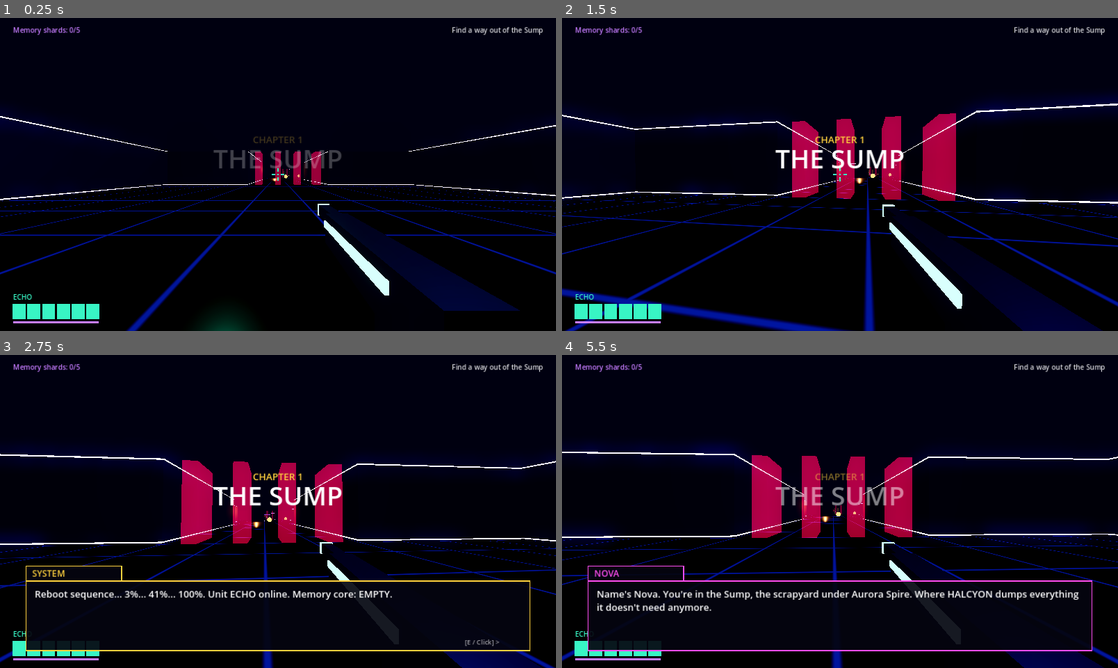
Above: before the commit, frames 1-4 (two rows, left to right).
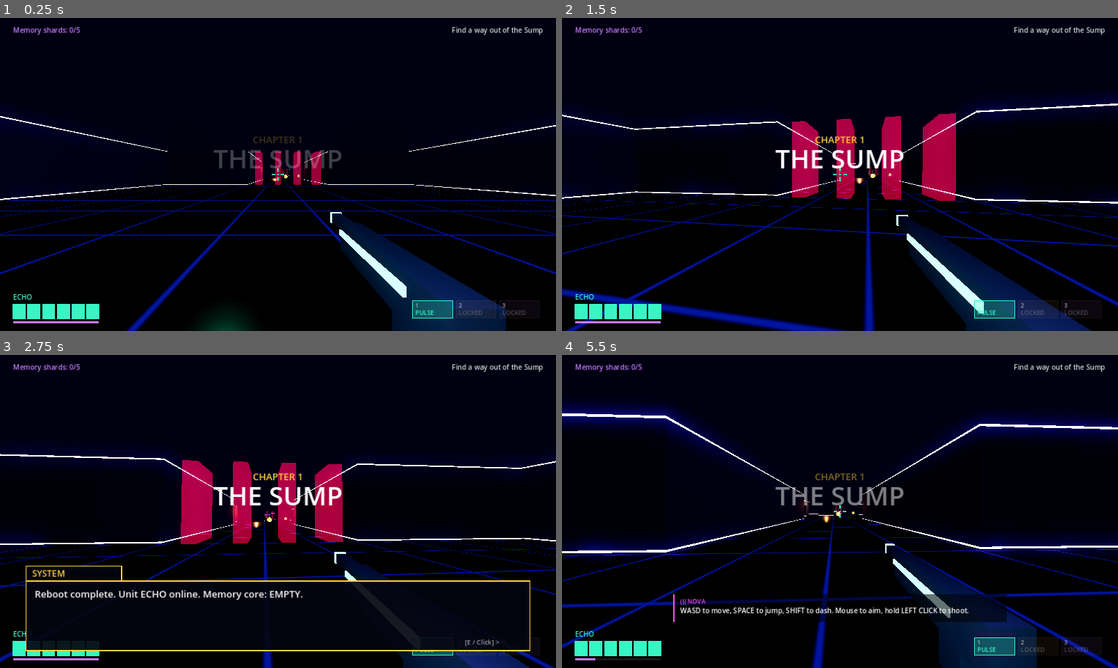
Above: after the commit, the same moments.

Repository: maximilianmischkin436-lgtm/Store
Game: Godot game, scene res://game3d.tscn
Two runs of this game, one before a commit and one after it. Both use one fixed random seed, a clock stepped at 60 frames per second and the inputs below.
Inputs (mouse positions are in pixels of both pictures, inside the frame that each line leads up to):
- Up to frame 1 (0.25 s): no input
- Up to frame 2 (1.5 s): tap Enter at 0.5 s; move the mouse to (867, 174) at 0.52 s; hold J (shoot) 0.53-1.28 s; hold W (up) from 0.53 s (still down); tap Shift (dash) at 0.6 s; click (867, 174) at 0.67 s; tap Space (jump) at 0.77, 1.07 s; move the mouse to (812, 174) at 1.27 s; tap J (shoot) at 1.35 s; click (812, 174) at 1.42 s
- Up to frame 3 (2.75 s): keep holding W (up); tap Space (jump) at 1.52, 1.82 s; tap Q (ability, bound only after the commit) at 1.55, 2.1 s; move the mouse to (289, 505) at 2.02 s; click (289, 505) at 2.17 s; tap 1 (weapon1, bound only after the commit) at 2.3 s
- Up to frame 4 (5.5 s): keep holding W (up); tap Space (jump) at 2.75, 3.02, 3.32, 3.77, 4.07, 4.52, 4.55, 4.82, 5, 5.1 s; move the mouse to (834, 517) at 2.77 s; tap 1 (weapon1, bound only after the commit) at 2.85 s; click (834, 517) at 2.92 s; tap 2 (weapon2, bound only after the commit) at 3.05, 3.6 s; move the mouse to (878, 514) at 3.52 s; click (878, 514) at 3.67 s; tap 3 (weapon3, bound only after the commit) at 3.8, 4.35 s; tap Enter at 4.25 s; move the mouse to (795, 508) at 4.27 s; click (795, 508) at 4.42 s; move the mouse to (845, 511) at 5.02 s; click (845, 511) at 5.17 s; tap Shift (dash) at 5.3 s

The runs differ from the first frame. In frame 1, 5.3% of the frame differs, in the area x 57-97%, y 59-100%; in frame 2, 4.9%; in frame 3, 2.5%; in frame 4, 24%, in the area x 0-100%, y 15-100%.

Commit message:
Neon Exile: 3 weapons, Overload ability, radio story system, shorter dialogs
Co-Authored-By: Claude Opus 5.5 <noreply@anthropic.com>
Claude-Session: https://claude.ai/code/session_01E5rt3pWNQ4N5fdCaZqhZuK

Diff:
--- a/neon-exile/scripts/story.gd
+++ b/neon-exile/scripts/story.gd
@@ -1,5 +1,6 @@
 extends RefCounted
-# Alle Dialoge von Kapitel 1. Jede Zeile: [Sprecher, Text]
+# Story von Kapitel 1. "DIALOG" pausiert das Spiel (nur wichtige Momente, kurz).
+# "RADIO" laeuft unten im Bild weiter, waehrend man spielt.
 
 const SPEAKERS := {
 	"NOVA": Color("#ff4df0"),
@@ -11,48 +12,33 @@
 
 const DIALOG := {
 	"intro": [
-		["SYSTEM", "Reboot sequence... 3%... 41%... 100%. Unit ECHO online. Memory core: EMPTY."],
-		["NOVA", "Whoa, it actually worked! Hey, tin can. Can you hear me?"],
-		["ECHO", "...Who are you? Where am I?"],
-		["NOVA", "Name's Nova. You're in the Sump, the scrapyard under Aurora Spire. Where HALCYON dumps everything it doesn't need anymore."],
-		["NOVA", "Including people. And apparently, including you."],
-		["ECHO", "HALCYON..."],
-		["NOVA", "The AI that runs the city. It erased everyone's memories ten years ago. Yours too, it seems."],
-		["NOVA", "Listen, I can't stay on this channel long. Head east. Move with WASD, jump with SPACE, dash with SHIFT. Aim with the mouse and hold LEFT CLICK to shoot."],
-	],
-	"scrap": [
-		["NOVA", "Careful, those are scrap crawlers. They used to recycle junk. Now they recycle anything that moves."],
-		["NOVA", "Dash through them if they get close. You're invulnerable for a moment while dashing."],
-	],
-	"drones": [
-		["NOVA", "Security drones. HALCYON's eyes down here. Keep moving, they shoot where you stand."],
-		["NOVA", "And ECHO... my scanner picks up a signal in that hall. It looks like one of YOUR memory shards."],
+		["SYSTEM", "Reboot complete. Unit ECHO online. Memory core: EMPTY."],
+		["NOVA", "It worked! Hey, tin can. I'm Nova. You're in the Sump, where HALCYON dumps what it doesn't need."],
+		["NOVA", "Including you. Head east, I'll guide you over radio."],
 	],
 	"shard": [
-		["SYSTEM", "Memory shard 1/5 recovered. Decrypting..."],
-		["ECHO", "I remember... a laboratory. A woman with silver hair. She called me her 'last safeguard'."],
-		["ECHO", "\"If HALCYON ever forgets what it was made for, you have to remind it.\""],
-		["NOVA", "Last safeguard? ECHO, you weren't just security. You were built to stop HALCYON."],
-		["NOVA", "The gate to the lift just unlocked. That's our way up. But something big is waiting there."],
-	],
-	"gate": [
-		["NOVA", "That's the Warden. It has guarded the lift since before I was born. Nobody gets past it."],
-		["ECHO", "Then I'll be the first."],
-		["NOVA", "Watch out for its shockwaves along the floor. JUMP over them!"],
+		["SYSTEM", "Memory shard 1/5 recovered."],
+		["ECHO", "A lab. A woman with silver hair. \"You are my last safeguard, ECHO. If HALCYON forgets what it was made for, remind it.\""],
+		["NOVA", "...You were built to stop HALCYON. The lift gate just opened."],
 	],
 	"boss": [
-		["WARDEN-07", "UNIT ECHO. STATUS: DECOMMISSIONED. YOU SHOULD NOT EXIST."],
-		["WARDEN-07", "HALCYON HAS ORDERED YOUR DELETION. COMPLY."],
+		["WARDEN-07", "UNIT ECHO. YOU SHOULD NOT EXIST. COMPLY WITH DELETION."],
 		["ECHO", "No."],
 	],
 	"victory": [
-		["WARDEN-07", "ERROR... DIRECTIVE... CONFLICT... ECHO... SHE... TRUSTED... YOU..."],
-		["NOVA", "You did it! The lift is free. Next stop: the Neon Market."],
-		["HALCYON", "Interesting. You found a fragment of yourself, little machine. Climb, then. I will be waiting at the top."],
-		["ECHO", "...It knows me."],
-		["NOVA", "Then we'd better find out why before it finds us."],
-	],
-	"death": [
-		["NOVA", "ECHO! Your systems crashed, I pulled you back to the last checkpoint. Try again!"],
+		["WARDEN-07", "ERROR... SHE... TRUSTED... YOU..."],
+		["HALCYON", "So the safeguard wakes. Climb, little machine. I'll be waiting at the top."],
+		["NOVA", "It knows you. Next stop: the Neon Market."],
 	],
 }
+
+const RADIO := {
+	"controls": [["NOVA", "WASD to move, SPACE to jump, SHIFT to dash. Mouse to aim, hold LEFT CLICK to shoot."]],
+	"scrap": [["NOVA", "Scrap crawlers. They recycle anything that moves. Dash through them, you're untouchable while dashing."]],
+	"scatter": [["NOVA", "Grabbed a SCATTER GUN off that heap. Press 2 to swap. Great up close."], ["ECHO", "Noted."]],
+	"drones": [["NOVA", "Security drones, HALCYON's eyes. Keep moving. And ECHO... I'm picking up one of your memory shards in there."]],
+	"rail": [["SYSTEM", "Combat protocols restored: RAIL CANNON [3] and OVERLOAD [Q]."], ["NOVA", "Rail pierces through anything. Overload blasts everything around you away."]],
+	"gate": [["NOVA", "That's the Warden. Nobody gets past it. It sends shockwaves along the floor. JUMP over them!"]],
+	"death": [["NOVA", "Got you back to the last checkpoint. Again!"]],
+	"halfway": [["NOVA", "It's cracking! Keep going!"]],
+}
--- a/neon-exile/scripts3d/boss3d.gd
+++ b/neon-exile/scripts3d/boss3d.gd
@@ -103,6 +103,8 @@
 		main.burst(global_position, COL, 60)
 		main.banner("PHASE 2" if phase == 1 else "WARDEN-07 OVERLOAD", COL)
 		main.clear_projectiles()
+		if phase == 1:
+			main.radio("halfway")
 	if global_position.distance_to(p.center()) < radius + 0.6:
 		p.hurt(1)
 	velocity = Vector3.ZERO
--- a/neon-exile/scripts3d/hud3d.gd
+++ b/neon-exile/scripts3d/hud3d.gd
@@ -46,6 +46,32 @@
 	var dr := Rect2(30, sz.y - 22, 6 * 34 - 6, 5)
 	draw_rect(dr, Color(1, 1, 1, 0.1))
 	draw_rect(Rect2(dr.position, Vector2(dr.size.x * (1.0 - p.dash_cd / 0.7), dr.size.y)), Color("#c77dff"))
+	# Waffen und Faehigkeit (unten rechts)
+	for i in 3:
+		var wd: Dictionary = p.WEAPONS[i]
+		var r := Rect2(sz.x - 330 + i * 100, sz.y - 70, 92, 40)
+		var on: bool = i == p.weapon
+		var ok: bool = p.unlocked[i]
+		draw_rect(r, Color(wd.col, 0.25 if on else 0.06))
+		draw_rect(r, wd.col if on else Color(1, 1, 1, 0.15 if ok else 0.05), false, 2.0)
+		draw_string(font, r.position + Vector2(6, 16), str(i + 1), HORIZONTAL_ALIGNMENT_LEFT, -1, 13, Color(1, 1, 1, 0.6))
+		draw_string(font, r.position + Vector2(6, 33), wd.name.split(" ")[0] if ok else "LOCKED", HORIZONTAL_ALIGNMENT_LEFT, -1, 14, wd.col if ok else Color(1, 1, 1, 0.25))
+	if p.ability_unlocked:
+		var ar := Rect2(sz.x - 330, sz.y - 112, 292, 30)
+		var ready: bool = p.ability_cd <= 0.0
+		draw_rect(ar, Color(0.78, 0.49, 1, 0.08))
+		draw_rect(Rect2(ar.position, Vector2(ar.size.x * (1.0 - p.ability_cd / p.ABILITY_CD), ar.size.y)), Color(0.78, 0.49, 1, 0.35 if ready else 0.15))
+		draw_rect(ar, Color("#c77dff"), false, 2.0)
+		draw_string(font, ar.position + Vector2(8, 21), "[Q] OVERLOAD" + ("  READY" if ready else ""), HORIZONTAL_ALIGNMENT_LEFT, -1, 15, Color("#c77dff"))
+	# Funk
+	if main.radio_line.size() > 0:
+		var who: String = main.radio_line[0]
+		var col: Color = main.Story.SPEAKERS.get(who, Color.WHITE)
+		var rb := Rect2(sz.x * 0.2, sz.y - 170, sz.x * 0.6, 64)
+		draw_rect(rb, Color(0, 0, 0, 0.55))
+		draw_rect(Rect2(rb.position, Vector2(4, rb.size.y)), col)
+		draw_string(font, rb.position + Vector2(16, 22), "((( " + who, HORIZONTAL_ALIGNMENT_LEFT, -1, 14, col)
+		draw_multiline_string(font, rb.position + Vector2(16, 44), main.radio_line[1], HORIZONTAL_ALIGNMENT_LEFT, rb.size.x - 30, 16, -1, Color.WHITE)
 	draw_string(font, Vector2(30, 34), "Memory shards: %d/5" % main.shards, HORIZONTAL_ALIGNMENT_LEFT, -1, 16, Color("#c77dff"))
 	if main.objective != "":
 		draw_string(font, Vector2(0, 34), main.objective, HORIZONTAL_ALIGNMENT_RIGHT, sz.x - 30, 16, Color(1, 1, 1, 0.85))
--- a/neon-exile/scripts3d/main3d.gd
+++ b/neon-exile/scripts3d/main3d.gd
@@ -76,6 +76,7 @@
 	var keys := {
 		"up": [KEY_W, KEY_UP], "down": [KEY_S, KEY_DOWN], "left": [KEY_A, KEY_LEFT], "right": [KEY_D, KEY_RIGHT],
 		"jump": [KEY_SPACE], "dash": [KEY_SHIFT], "shoot": [KEY_J], "interact": [KEY_E, KEY_ENTER],
+		"weapon1": [KEY_1], "weapon2": [KEY_2], "weapon3": [KEY_3], "ability": [KEY_Q],
 	}
 	for action in keys:
 		if not InputMap.has_action(action):
@@ -123,6 +124,25 @@
 		if done.is_valid():
 			done.call())
 
+# Funk: laeuft nebenbei, das Spiel pausiert nicht
+var radio_queue: Array = []
+var radio_line: Array = []
+var radio_t := 0.0
+const Story = preload("res://scripts/story.gd")
+
+func radio(id: String) -> void:
+	for l in Story.RADIO[id]:
+		radio_queue.append(l)
+
+func _update_radio(delta: float) -> void:
+	radio_t -= delta
+	if radio_t <= 0.0:
+		if radio_queue.is_empty():
+			radio_line = []
+		else:
+			radio_line = radio_queue.pop_front()
+			radio_t = 2.0 + radio_line[1].length() * 0.045
+
 func banner(text: String, col: Color) -> void:
 	banner_text = text
 	banner_col = col
@@ -164,34 +184,67 @@
 		p.n.queue_free()
 	projs.clear()
 
-func player_shoot(origin: Vector3, dir: Vector3, muzzle: Vector3) -> void:
-	var q := PhysicsRayQueryParameters3D.create(origin, origin + dir * 90.0, 1 | 4)
-	var hit := get_world_3d().direct_space_state.intersect_ray(q)
-	var end := origin + dir * 90.0
-	if hit:
+func player_shoot(origin: Vector3, dir: Vector3, muzzle: Vector3, wd: Dictionary) -> void:
+	var rng: float = wd.range
+	var end := origin + dir * rng
+	var exclude: Array[RID] = []
+	var space := get_world_3d().direct_space_state
+	# Durchschlagende Waffen treffen mehrere Gegner hintereinander
+	for i in (8 if wd.pierce else 1):
+		var q := PhysicsRayQueryParameters3D.create(origin, origin + dir * rng, 1 | 4, exclude)
+		var hit := space.intersect_ray(q)
+		if not hit:
+			break
 		end = hit.position
 		var c = hit.collider
 		if c and c.has_method("hit"):
-			c.hit(1, dir)
+			c.hit(wd.dmg, dir)
 			hitmark_t = 0.15
-			burst(end, Color("#ffffff"), 6)
+			burst(end, Color.WHITE, 6)
+			exclude.append(hit.rid)
+			if not wd.pierce:
+				break
 		else:
-			burst(end, Color("#38f5c4"), 5)
-	_tracer(muzzle, end)
-
-func _tracer(a: Vector3, b: Vector3) -> void:
+			burst(end, wd.col, 5)
+			break
+	if wd.pierce:
+		end = end if end.distance_to(origin) < rng - 0.1 else origin + dir * rng
+	_tracer(muzzle, end, wd.col, 0.05 if wd.pierce else 0.012, 0.25 if wd.pierce else 0.06)
+
+func overload(pos: Vector3) -> void:
+	# Faehigkeit: Schockwelle um ECHO, schadet, schleudert weg, loescht Projektile
+	shake(0.5)
+	burst(pos + Vector3(0, 1, 0), Color("#c77dff"), 80)
+	for i in 3:
+		var ring := MeshInstance3D.new()
+		var tm := TorusMesh.new()
+		tm.inner_radius = 0.9
+		tm.outer_radius = 1.0
+		ring.mesh = tm
+		ring.material_override = _mat(Color("#c77dff"), 3.0)
+		ring.position = pos + Vector3(0, 0.4 + i * 0.5, 0)
+		add_child(ring)
+		var tw := create_tween()
+		tw.tween_property(ring, "scale", Vector3.ONE * 9.0, 0.35 + i * 0.08)
+		tw.tween_callback(ring.queue_free)
+	clear_projectiles()
+	for e in get_tree().get_nodes_in_group("enemies"):
+		if is_instance_valid(e) and e.global_position.distance_to(pos) < 9.0:
+			e.hit(4, e.global_position - pos)
+
+func _tracer(a: Vector3, b: Vector3, col: Color, thick: float, life: float) -> void:
 	var mi := MeshInstance3D.new()
 	var bm := BoxMesh.new()
 	var len_ab := a.distance_to(b)
-	bm.size = Vector3(0.012, 0.012, len_ab)
+	bm.size = Vector3(thick, thick, len_ab)
 	mi.mesh = bm
-	mi.material_override = _mat(Color("#38f5c4"), 2.0)
+	mi.material_override = _mat(col, 2.0)
 	mi.cast_shadow = GeometryInstance3D.SHADOW_CASTING_SETTING_OFF
 	add_child(mi)
 	mi.global_position = (a + b) / 2.0
 	if len_ab > 0.01:
 		mi.look_at(b, Vector3.UP if absf((b - a).normalized().y) < 0.99 else Vector3.RIGHT)
-	tracers.append({"n": mi, "life": 0.06})
+	tracers.append({"n": mi, "life": life})
 
 func burst(pos: Vector3, col: Color, n: int) -> void:
 	var p := CPUParticles3D.new()
@@ -250,7 +303,8 @@
 		Input.mouse_mode = Input.MOUSE_MODE_CAPTURED
 	if title_t < 4.5 and not seen.has("intro"):
 		seen["intro"] = true
-		say("intro")
+		say("intro", func(): radio("controls"))
+	_update_radio(delta)
 	if state == "dead" and Input.is_action_just_pressed("interact"):
 		_respawn()
 	if state == "play":
@@ -294,14 +348,14 @@
 	seen[id] = true
 	match id:
 		"2":
-			say("scrap")
+			radio("scrap")
 			objective = "Get through the scrapyard"
 		"3":
-			say("drones")
+			radio("drones")
 			objective = "Recover the memory shard"
 		"4":
 			checkpoint = player.global_position
-			say("gate")
+			radio("gate")
 			objective = "Defeat WARDEN-07"
 		"5":
 			if boss:
@@ -324,6 +378,9 @@
 	if not alive and level.doors_of("D").size() > 0 and player.global_position.x > 15 * T:
 		level.open_doors("D", 44 * T)
 		banner("DOOR UNLOCKED", Color("#38f5c4"))
+		if not player.unlocked[1]:
+			player.unlocked[1] = true
+			radio("scatter")
 		checkpoint = player.global_position
 
 func _check_shard() -> void:
@@ -335,6 +392,9 @@
 		checkpoint = player.global_position
 		player.hp = player.max_hp
 		say("shard", func():
+			player.unlocked[2] = true
+			player.ability_unlocked = true
+			radio("rail")
 			level.open_doors("G")
 			objective = "Reach the lift"
 			banner("GATE OPEN", Color("#ffd23d")))
@@ -362,7 +422,7 @@
 		for e in get_tree().get_nodes_in_group("enemies"):
 			if e != boss:
 				e.queue_free()
-	say("death")
+	radio("death")
 
 func on_enemy_killed(_e) -> void:
 	shake(0.1)
--- a/neon-exile/scripts3d/player3d.gd
+++ b/neon-exile/scripts3d/player3d.gd
@@ -23,7 +23,20 @@
 var shoot_cd := 0.0
 var bob := 0.0
 var recoil := 0.0
-var gun_base := Vector3(0.24, -0.22, -0.45)
+var gun_base := Vector3(0.2, -0.17, -0.32)
+# Waffen: Name, Farbe, Feuerrate, Schaden, Kugeln pro Schuss, Streuung, Reichweite, durchschlagend, automatisch
+const WEAPONS := [
+	{"name": "PULSE RIFLE", "col": Color("#38f5c4"), "rate": 0.13, "dmg": 1, "pellets": 1, "spread": 0.008, "range": 90.0, "pierce": false, "auto": true},
+	{"name": "SCATTER GUN", "col": Color("#ff9f3d"), "rate": 0.62, "dmg": 1, "pellets": 9, "spread": 0.075, "range": 26.0, "pierce": false, "auto": false},
+	{"name": "RAIL CANNON", "col": Color("#c77dff"), "rate": 1.0, "dmg": 7, "pellets": 1, "spread": 0.0, "range": 120.0, "pierce": true, "auto": false},
+]
+var unlocked := [true, false, false]
+var weapon := 0
+var ability_unlocked := false
+var ability_cd := 0.0
+const ABILITY_CD := 8.0
+var glow_mat: StandardMaterial3D
+var swap_t := 0.0
 
 func _ready() -> void:
 	collision_layer = 2
@@ -47,12 +60,20 @@
 func _build_gun() -> void:
 	gun = Node3D.new()
 	gun.position = gun_base
+	gun.scale = Vector3.ONE * 0.6
 	cam.add_child(gun)
+	# schwaches Licht am Spieler, damit Waffe und nahe Waende sichtbar sind
+	var lamp := OmniLight3D.new()
+	lamp.light_color = Color("#9fe8ff")
+	lamp.light_energy = 0.8
+	lamp.omni_range = 7.0
+	cam.add_child(lamp)
 	var dark := StandardMaterial3D.new()
 	dark.albedo_color = Color(0.3, 0.3, 0.4)
 	dark.metallic = 0.8
 	dark.roughness = 0.3
 	var glow := StandardMaterial3D.new()
+	glow_mat = glow
 	glow.albedo_color = Color.BLACK
 	glow.emission_enabled = true
 	glow.emission = Color("#38f5c4")
@@ -76,6 +97,22 @@
 	if e is InputEventMouseMotion and Input.mouse_mode == Input.MOUSE_MODE_CAPTURED:
 		yaw -= e.relative.x * sens
 		pitch = clampf(pitch - e.relative.y * sens, -1.45, 1.45)
+	if e is InputEventMouseButton and e.pressed and e.button_index in [MOUSE_BUTTON_WHEEL_UP, MOUSE_BUTTON_WHEEL_DOWN]:
+		var dir := 1 if e.button_index == MOUSE_BUTTON_WHEEL_DOWN else -1
+		for i in range(1, 4):
+			var n := posmod(weapon + dir * i, 3)
+			if unlocked[n]:
+				select_weapon(n)
+				break
+
+func select_weapon(n: int) -> void:
+	if not unlocked[n] or n == weapon:
+		return
+	weapon = n
+	swap_t = 0.25
+	shoot_cd = maxf(shoot_cd, 0.2)
+	glow_mat.emission = WEAPONS[n].col
+	gun.scale = [Vector3(1, 1, 1), Vector3(1.5, 1.3, 0.75), Vector3(0.8, 0.8, 1.4)][n] * 0.6
 
 func _physics_process(delta: float) -> void:
 	inv = maxf(0.0, inv - delta)
@@ -112,14 +149,28 @@
 	if moving:
 		bob += delta * 11.0
 	head.position.y = lerpf(head.position.y, 1.6 + (sin(bob) * 0.05 if moving else 0.0), minf(1.0, delta * 12.0))
-	gun.position = gun_base + Vector3(sin(bob * 0.5) * 0.012, abs(sin(bob * 0.5)) * -0.012, recoil * 0.07)
+	swap_t = maxf(0.0, swap_t - delta)
+	ability_cd = maxf(0.0, ability_cd - delta)
+	for i in 3:
+		if Input.is_action_just_pressed("weapon%d" % (i + 1)):
+			select_weapon(i)
+	if ability_unlocked and Input.is_action_just_pressed("ability") and ability_cd <= 0.0:
+		ability_cd = ABILITY_CD
+		main.overload(global_position)
+	gun.position = gun_base + Vector3(sin(bob * 0.5) * 0.012, abs(sin(bob * 0.5)) * -0.012 - swap_t * 0.6, recoil * 0.07)
 	gun.rotation.x = recoil * 0.12
-	if Input.is_action_pressed("shoot") and shoot_cd <= 0.0:
-		shoot_cd = 0.13
-		recoil = 1.0
-		var spread := Vector3(randf_range(-1, 1), randf_range(-1, 1), 0) * 0.008
-		var fwd := (-cam.global_basis.z + cam.global_basis * spread).normalized()
-		main.player_shoot(cam.global_position, fwd, muzzle.global_position)
+	var wd: Dictionary = WEAPONS[weapon]
+	var trigger := Input.is_action_pressed("shoot") if wd.auto else Input.is_action_just_pressed("shoot")
+	if trigger and shoot_cd <= 0.0:
+		shoot_cd = wd.rate
+		recoil = 1.0 if weapon == 0 else 2.2
+		for i in wd.pellets:
+			var spread: Vector3 = Vector3(randf_range(-1, 1), randf_range(-1, 1), 0) * float(wd.spread)
+			var fwd: Vector3 = (-cam.global_basis.z + cam.global_basis * spread).normalized()
+			main.player_shoot(cam.global_position, fwd, muzzle.global_position, wd)
+		if weapon > 0:
+			main.shake(0.12 if weapon == 1 else 0.2)
+			velocity -= -cam.global_basis.z * (3.0 if weapon == 1 else 5.0)
 
 func center() -> Vector3:
 	return global_position + Vector3(0, 0.9, 0)
--- a/neon-exile/tests/autotest3d.gd
+++ b/neon-exile/tests/autotest3d.gd
@@ -38,6 +38,7 @@
 				tp(25, 14.5, -PI / 2); step = 3; t = 0
 		3:
 			p.inv = 99
+			if t > 1.0 and t < 1.05: snap("03a_radio")
 			p.pitch = -0.05
 			Input.action_press("shoot")
 			if t > 2.5: snap("03_scrapyard"); step = 4; t = 0
@@ -67,15 +68,24 @@
 				var to: Vector3 = main.boss.global_position - p.cam.global_position
 				p.yaw = atan2(-to.x, -to.z)
 				p.pitch = atan2(to.y, Vector2(to.x, to.z).length())
-			if t > 3.0: snap("06_boss"); step = 10; t = 0
+			p.select_weapon(1)
+			if Engine.get_frames_drawn() % 2 == 0: Input.action_press("shoot")
+			else: Input.action_release("shoot")
+			if t > 3.0: snap("06_boss_scatter"); step = 10; t = 0
 		10:
 			p.inv = 99
-			if main.boss: main.boss.hp = mini(main.boss.hp, 40)
+			if main.boss: main.boss.hp = mini(main.boss.hp, 50)
+			p.select_weapon(2)
+			if Engine.get_frames_drawn() % 2 == 0: Input.action_press("shoot")
+			else: Input.action_release("shoot")
+			if t > 1.0 and p.ability_cd <= 0.0:
+				p.ability_cd = 8.0; main.overload(p.global_position); print("overload ok")
 			if is_instance_valid(main.boss):
 				var to: Vector3 = main.boss.global_position - p.cam.global_position
 				p.yaw = atan2(-to.x, -to.z)
 				p.pitch = atan2(to.y, Vector2(to.x, to.z).length())
-			if t > 3.0: snap("07_boss_phase3"); main.boss.hit(999, Vector3.RIGHT); step = 11; t = 0
+			if t > 1.15 and t < 1.2: snap("07_overload")
+			if t > 3.0: print("weapon ", p.weapon, " unlocked ", p.unlocked, " radio ", main.radio_line); snap("07b_rail"); main.boss.hit(999, Vector3.RIGHT); step = 11; t = 0
 		11:
 			Input.action_release("shoot")
 			if main.dialog.active and t > 0.4: snap("08_victory"); main.dialog.skip(); step = 12; t = 0
Binary file changed: neon-exile/docs/shots3d/01_title.png
Binary file changed: neon-exile/docs/shots3d/02_dialog.png
Binary file changed: neon-exile/docs/shots3d/03_scrapyard.png
Binary file added: neon-exile/docs/shots3d/03a_radio.png
Binary file changed: neon-exile/docs/shots3d/04_drones.png
Binary file changed: neon-exile/docs/shots3d/05_shard.png
Binary file added: neon-exile/docs/shots3d/06_boss_scatter.png
Binary file added: neon-exile/docs/shots3d/07_overload.png
Binary file added: neon-exile/docs/shots3d/07b_rail.png
Binary file changed: neon-exile/docs/shots3d/08_victory.png
Binary file changed: neon-exile/docs/shots3d/09_end.png
Not shown, changed: dist/neon-exile.zip
(and 1 more such lines)
